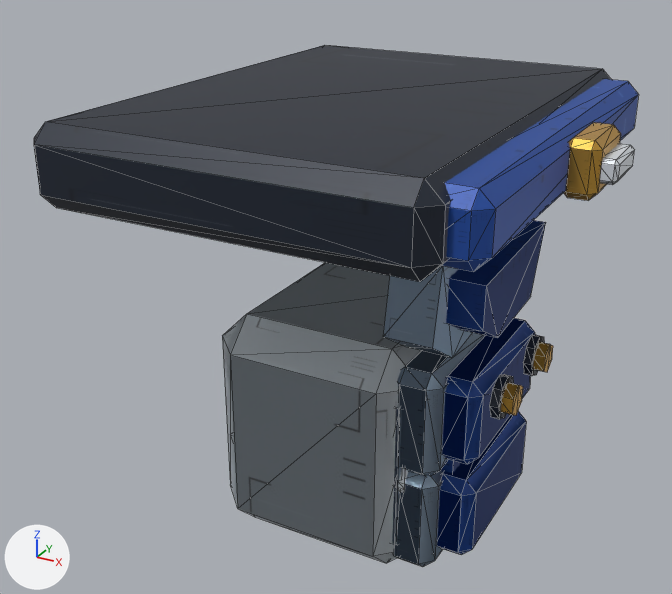
A saved change to the glTF model public/art/3d/models/pants/cobalt.glb.
Camera for both pictures: a 50 mm lens placed at (0.23, -0.444, 0.185), pointed at (-0.008, -0.011, -0.031). The axes (+X, +Y, +Z) are drawn at lower left. The lights are the same throughout. The picture after the commit comes second. Mesh edges are drawn as thin lines. Vertices at exactly the same position are counted once.

Objects in the first picture: 'hips', 'leg_L', 'leg_R', 'shin_R'.
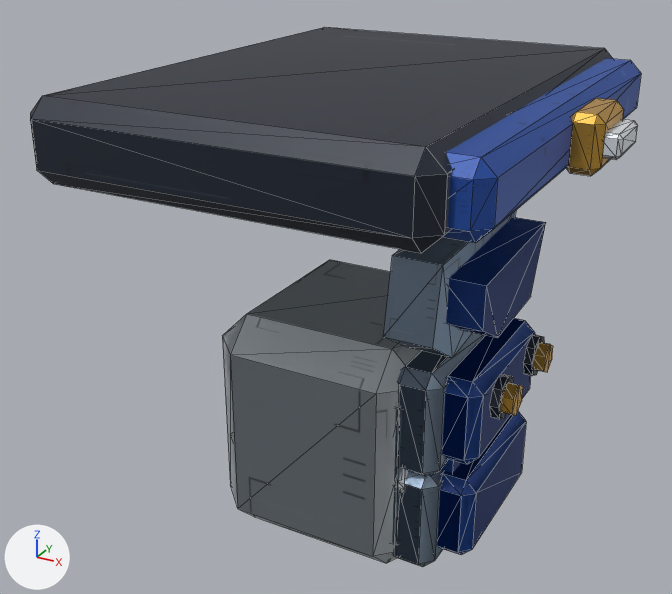
Where the change shows, as pixel boxes [x1, y1, x2, y2] in the pictures (672 x 594 px):
'hips', moved
    before: [34, 45, 639, 282]
    after: [30, 27, 641, 253]

Diff of the bpy script that builds the scene:
```diff
--- a/public/art/3d/models/pants/cobalt.glb.py
+++ b/public/art/3d/models/pants/cobalt.glb.py
@@ me_hips_plates @@
 # used by ob_hips; location = (0.0, 0.0, 0.0)
-me_hips_plates.from_pydata(...)  # 96 vertices, 176 faces; spans x -0.105..0.143, y -0.141..0.141, z 0.044..0.086
+me_hips_plates.from_pydata(...)  # 96 vertices, 176 faces; spans x -0.105..0.143, y -0.141..0.141, z 0.056..0.098
+# me_hips_plates part 1: the whole mesh is moved by (0.0, 0.0, 0.012)
 me_hips_plates.materials.append(mat_painted_dark)
```
